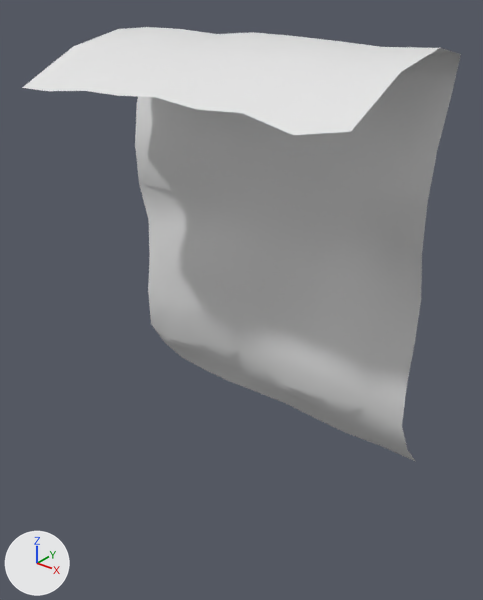
A saved change to the FBX model Assets/ReSurvivor2/Blender/S7U_EarthBank_2m_C_LOD1/S7U_EarthBank_2m_C_LOD1.fbx.
Before and after are seen from a camera (50 mm lens) standing at (2.22, -3.16, 2.66) and looking at (0.08, -0.48, 1.0). Every picture has the same lights, and +X, +Y and +Z are marked at lower left. The picture after the commit comes second. Materials are left out; every surface is plain grey. Where no turn or scale is listed for an object, it has been applied to the vertices.

Names of what the first picture shows: 'S7U_EarthBank_2m_C_LOD1'.
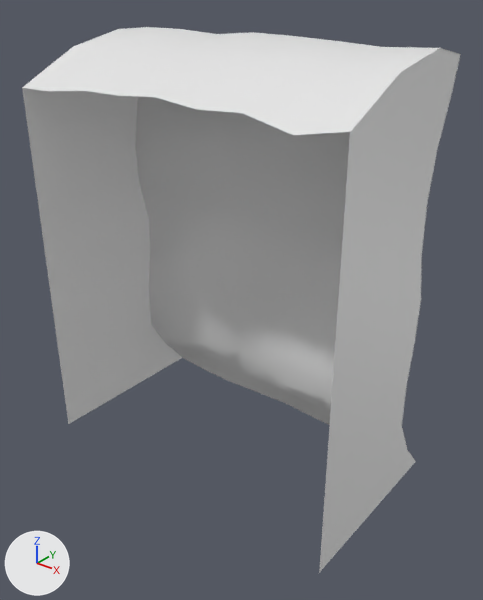
What changed in the scene script:
```text
Change me_s7u_earthbank_2m_c_lod1_mesh:
    used by ob_s7u_earthbank_2m_c_lod1; location = (0.0, 0.0, 0.0)
    remove me_s7u_earthbank_2m_c_lod1_mesh.from_pydata(...)  # 126 vertices, 104 faces; spans x -1.0..1.0, y -1.01..0.12, z -0.06..2.4
    add me_s7u_earthbank_2m_c_lod1_mesh.from_pydata(...)  # 156 vertices, 130 faces; spans x -1.0..1.0, y -1.01..0.12, z -0.06..2.4
    me_s7u_earthbank_2m_c_lod1_mesh part 1: a new loose piece of 15 vertices spanning x -1.0, y -1.0..0.12, z -0.06..2.38
    me_s7u_earthbank_2m_c_lod1_mesh part 2: a new loose piece of 15 vertices spanning x 1.0, y -1.0..0.1, z -0.06..2.39
```

Boxes (x1, y1, x2, y2) around the edits, measured in the pictures (483 x 600 px):
'S7U_EarthBank_2m_C_LOD1', reshaped (25% taller): before (22, 27, 461, 462); after (22, 27, 461, 573)
part 1 of me_s7u_earthbank_2m_c_lod1_mesh, added: after (22, 88, 182, 424)
part 2 of me_s7u_earthbank_2m_c_lod1_mesh, added: after (319, 48, 460, 573)
